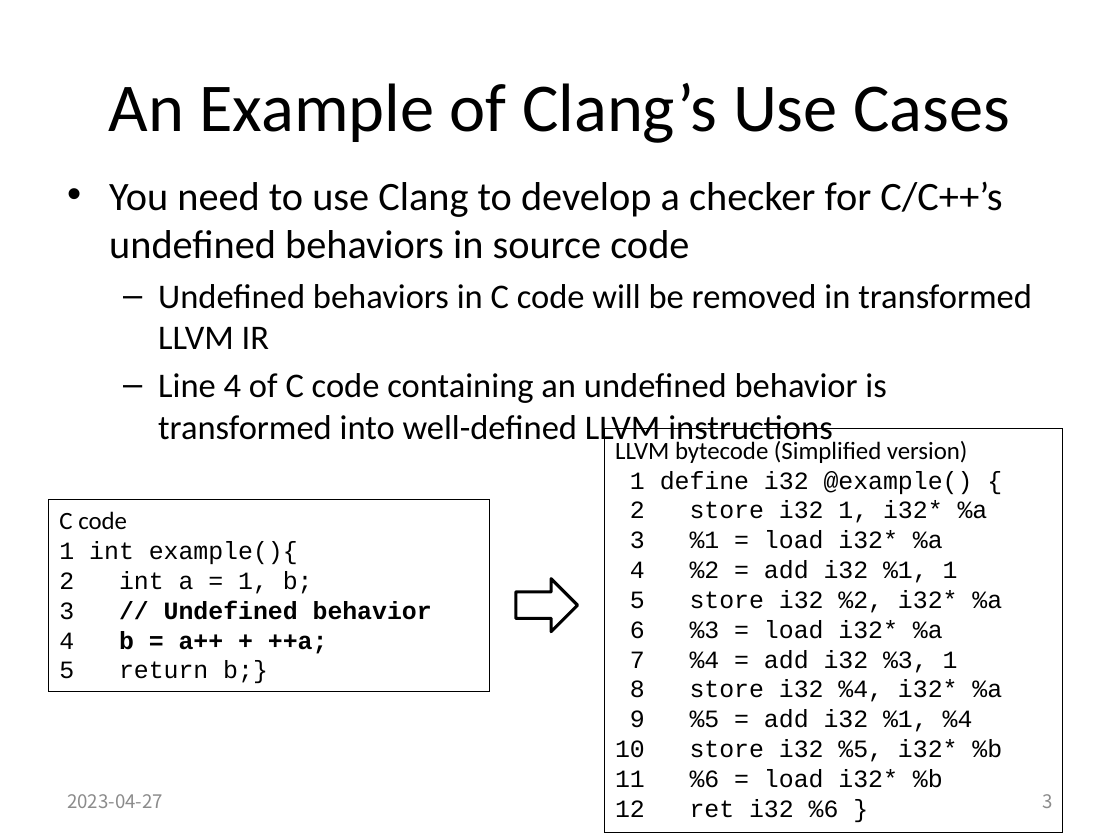
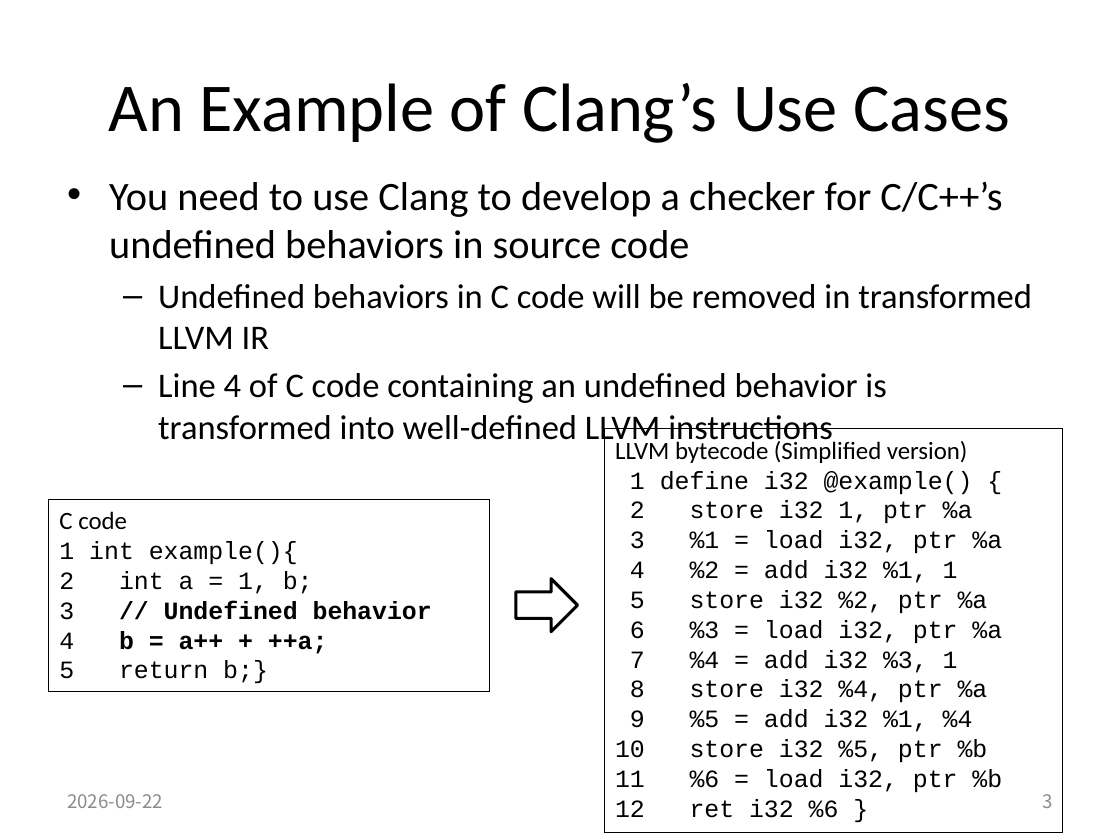
Before and after one commit to swtv-kaist/cs40508-fall26, a slide deck: slide 3 of 3-clang-llvm/lec14-clang-vs-llvm-v2.pptx. Drawn at 1120x840 pixels with LibreOffice and Linux fonts; fonts in the diff are those of the drawing. Boxes give left, top, right and bottom in pixels: in the first picture for what was removed or moved away, otherwise in the second. Text is boxed around its words. In the diff, an @@ line names an element or a change of style, - is before the commit and + after.

```diff
--- a/3-clang-llvm/lec14-clang-vs-llvm-v2.pptx
+++ b/3-clang-llvm/lec14-clang-vs-llvm-v2.pptx
@@ text in rectangle at <box>630,500,1002,553</box>: text changed @@
-2 store i32 1, i32* %a
-3 %1 = load i32* %a
+2 store i32 1, ptr %a
+3 %1 = load i32, ptr %a
@@ text in rectangle at <box>630,590,1002,643</box>: text changed @@
-5 store i32 %2, i32* %a
-6 %3 = load i32* %a
+5 store i32 %2, ptr %a
+6 %3 = load i32, ptr %a
@@ text in rectangle at <box>630,679,988,702</box>: text changed @@
-8 store i32 %4, i32* %a
+8 store i32 %4, ptr %a
@@ text in rectangle at <box>615,739,1002,792</box>: text changed @@
-10 store i32 %5, i32* %b
-11 %6 = load i32* %b
+10 store i32 %5, ptr %b
+11 %6 = load i32, ptr %b
@@ text at <box>67,794,163,808</box>: text changed @@
-2023-04-27
+2026-09-22
```
Also in this commit, not shown: 6 other slides changed, 22 other files.
